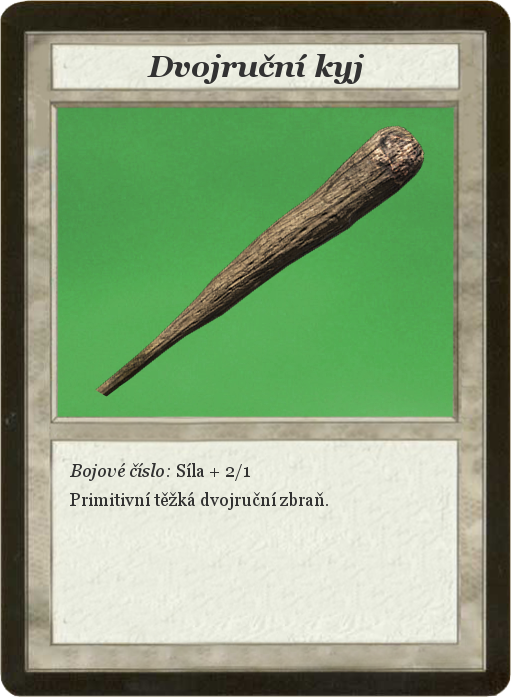
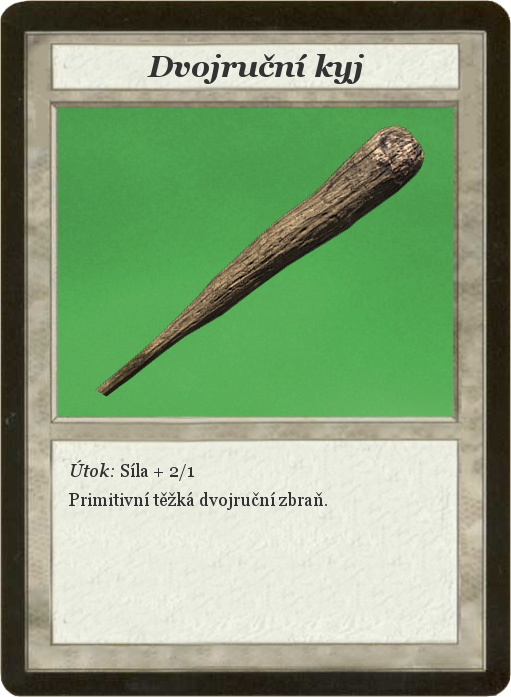
Layer changes from the first 511 x 697 image to the second:
renamed "Bojové číslo: Síla + 2/1 ..." to "Útok: Síla + 2/1 ...", painted on it over [69, 460, 328, 510]
